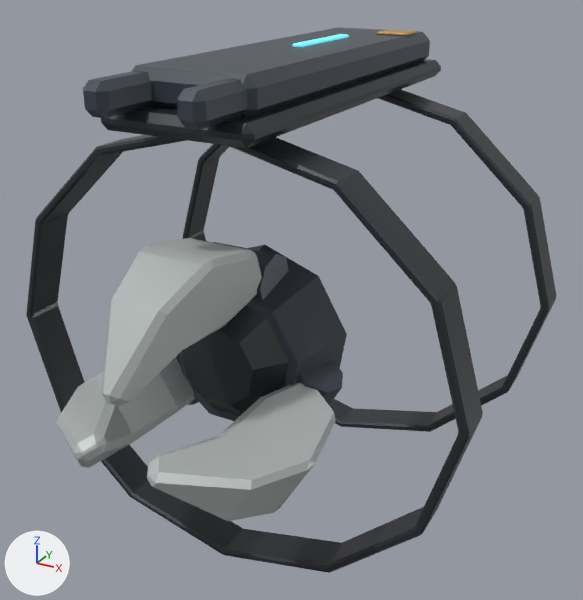
The glTF model public/assets/models/gear/grappler.glb, before and after one commit.
One viewpoint serves both versions: a 50 mm lens placed at (0.167, -0.302, 0.157), pointed at (0.006, -0.009, 0.011). Arrows for +X, +Y and +Z are at lower left; the lights stay in place. The older version comes first. Where no turn or scale is listed for an object, it has been applied to the vertices. Vertices at exactly the same position are counted once.

The first picture shows 'Claw insert - Charcoal webbing', 'Claw insert - Graphite', 'Forged jaw', 'Forged jaw.001', 'Forged jaw.002', 'Knuckle', 'Knuckle.002', 'Launcher - Charcoal webbing', 'Launcher - Graphite', 'Launcher - Ion cyan', 'Launcher - Ochre'.
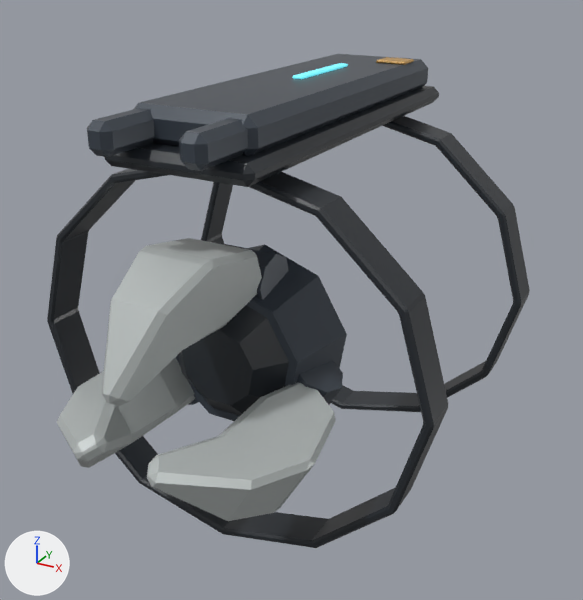
Changed parts and their boxes (x1, y1, x2, y2) in the pictures (583 x 600 px; the box of a moved part takes in the faces that stretch with it):
'Launcher - Charcoal webbing', reshaped, moved (9% narrower, 10% shorter): before (26, 59, 556, 573); after (47, 86, 530, 548)
'Launcher - Graphite', moved: before (83, 27, 430, 130); after (87, 54, 428, 171)
'Launcher - Ion cyan', moved: before (292, 34, 349, 47); after (292, 63, 348, 79)
'Launcher - Ochre', moved: before (377, 30, 416, 36); after (376, 57, 414, 65)
part 1 of me_cube, moved or reshaped: before (183, 89, 556, 432); after (201, 116, 530, 412)
part 2 of me_cube, moved or reshaped: before (26, 135, 483, 573); after (47, 169, 448, 548)

Edits to the bpy script that builds the scene:
```text
Change me_cube:
    used by ob_launcher___charcoal_webbing; location = (0.0, 0.009, 0.101)
    remove me_cube.from_pydata(...)  # 264 vertices, 524 faces; spans x -0.106..0.106, y -0.093..0.093, z -0.199..0.004
    add me_cube.from_pydata(...)  # 264 vertices, 524 faces; spans x -0.093..0.093, y -0.093..0.093, z -0.174..0.004
    me_cube part 1: the loose piece of 120 vertices spanning x -0.106..0.106, y 0.052..0.07, z -0.199..-0.003 is scaled about the mesh origin by (0.875, 1, 0.875)
    me_cube part 2: the loose piece of 120 vertices spanning x -0.106..0.106, y -0.071..-0.053, z -0.199..-0.003 is scaled about the mesh origin by (0.875, 1, 0.875)
Change ob_launcher___charcoal_webbing:
    ob_launcher___charcoal_webbing.location: (0.0, 0.009, 0.101) -> (0.0, 0.009, 0.088)
Change ob_launcher___graphite:
    ob_launcher___graphite.location: (-0.019, -0.081, 0.111) -> (-0.019, -0.081, 0.098)
Change ob_launcher___ion_cyan:
    ob_launcher___ion_cyan.location: (0.0, 0.03, 0.119) -> (0.0, 0.03, 0.106)
Change ob_launcher___ochre:
    ob_launcher___ochre.location: (0.016, 0.077, 0.119) -> (0.016, 0.077, 0.106)
```
